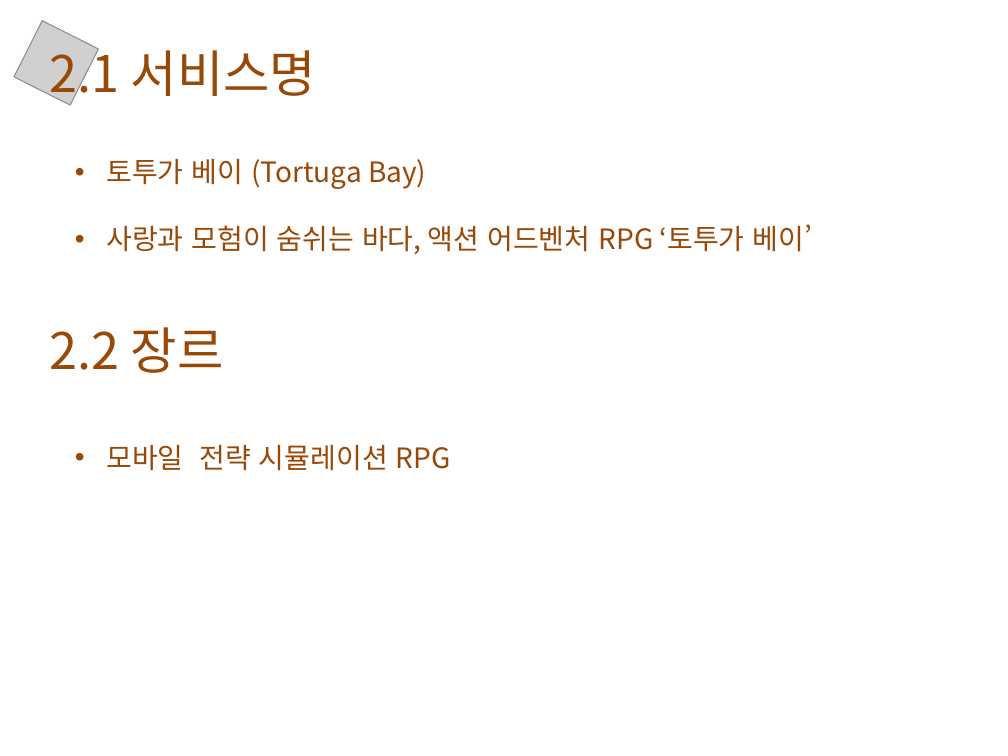
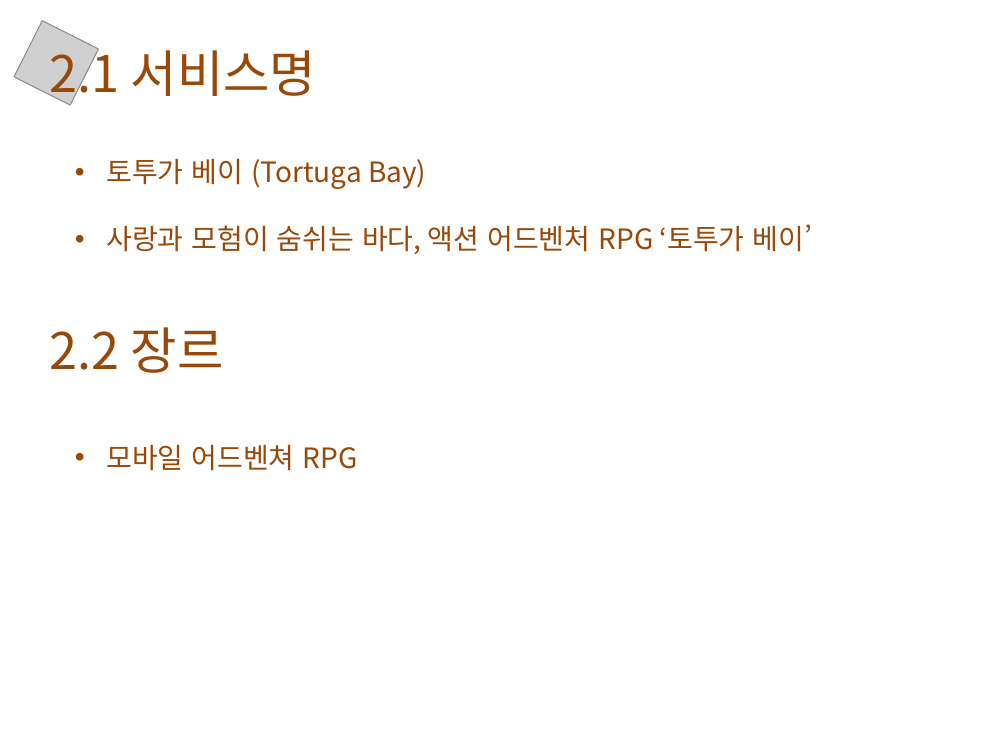
Before and after one commit to lge920904/planning_contest, a slide deck: slide 7 of tortuga bay 2.pptx. Drawn at 1008x756 pixels with LibreOffice and Linux fonts; fonts in the diff are those of the drawing; grey boxes stand for pictures; background and template pictures are left out. Boxes give left, top, right and bottom in pixels: in the first picture for what was removed or moved away, otherwise in the second. Text is boxed around its words. In the diff, an @@ line names an element or a change of style, - is before the commit and + after.

```diff
--- a/tortuga bay 2.pptx
+++ b/tortuga bay 2.pptx
@@ text at (106, 444, 358, 471): text changed @@
-• 모바일 전략 시뮬레이션 RPG
+• 모바일 어드벤쳐 RPG
```
Also in this commit, not shown: 11 other slides changed, 1 slide added, 6 other files.
